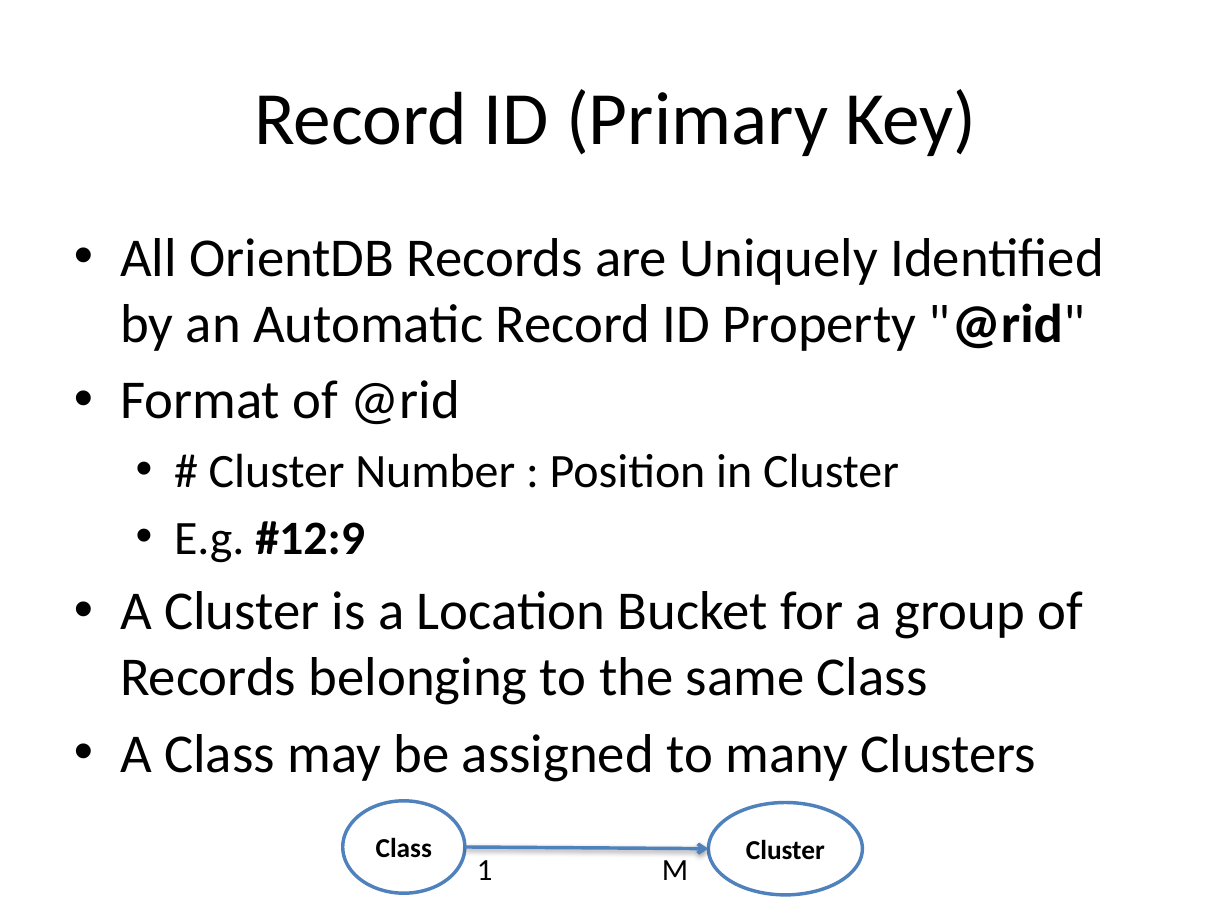
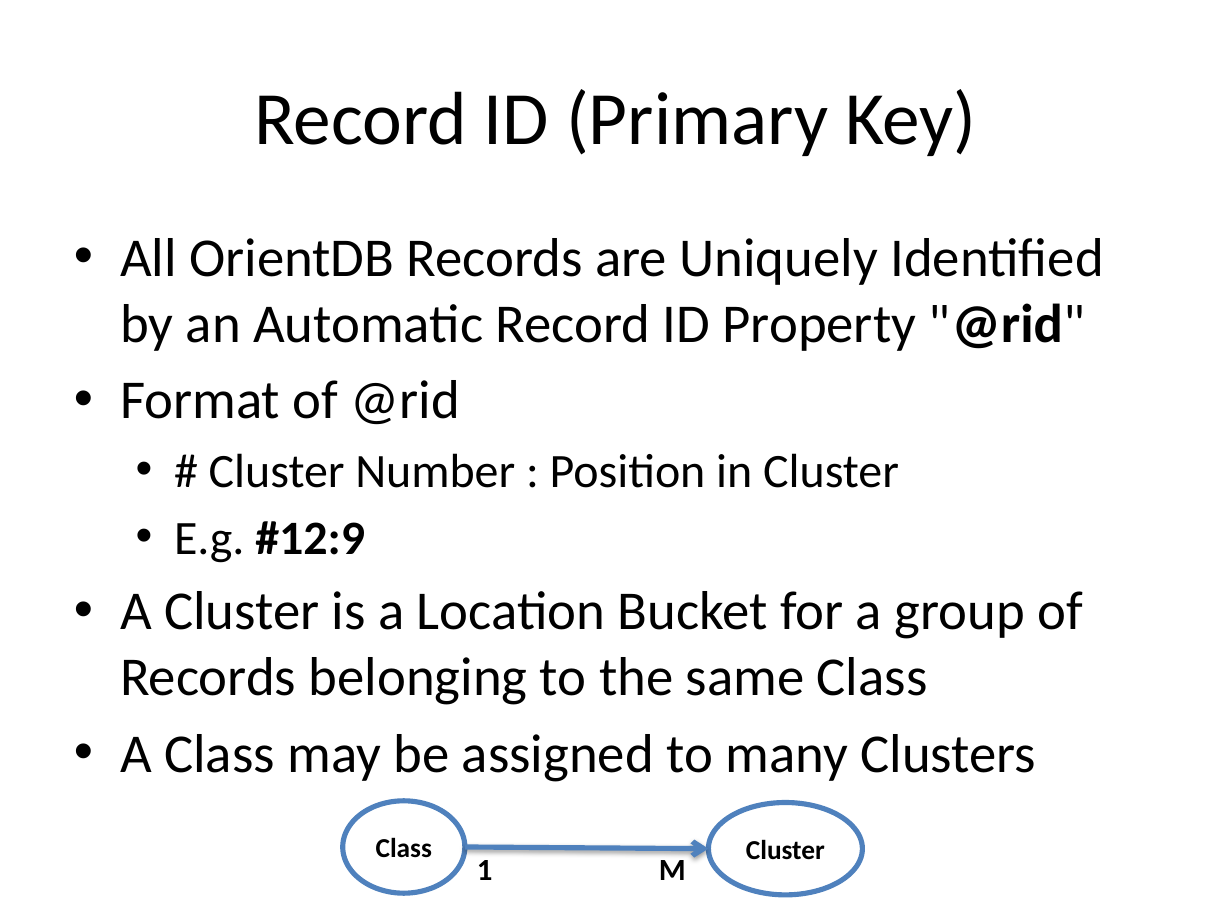
Before and after one commit to UUDeCART/NoSQL, a slide deck: slide 10 of OrientDB_Intro.pptx. Drawn at 1232x924 pixels with LibreOffice and Linux fonts; fonts in the diff are those of the drawing. Boxes give left, top, right and bottom in pixels: in the first picture for what was removed or moved away, otherwise in the second. Text is boxed around its words. In the diff, an @@ line names an element or a change of style, - is before the commit and + after.

```diff
--- a/OrientDB_Intro.pptx
+++ b/OrientDB_Intro.pptx
@@ text "1" at (477, 860, 493, 880): bold on @@
@@ arrow (464, 848) - (708, 849): stroke #4F81BD 2 pt to #4F81BD 3 pt @@
@@ text "M" at (659, 854, 686, 880): bold on @@
```
Also in this commit, not shown: 2 other slides changed, 2 other files.
